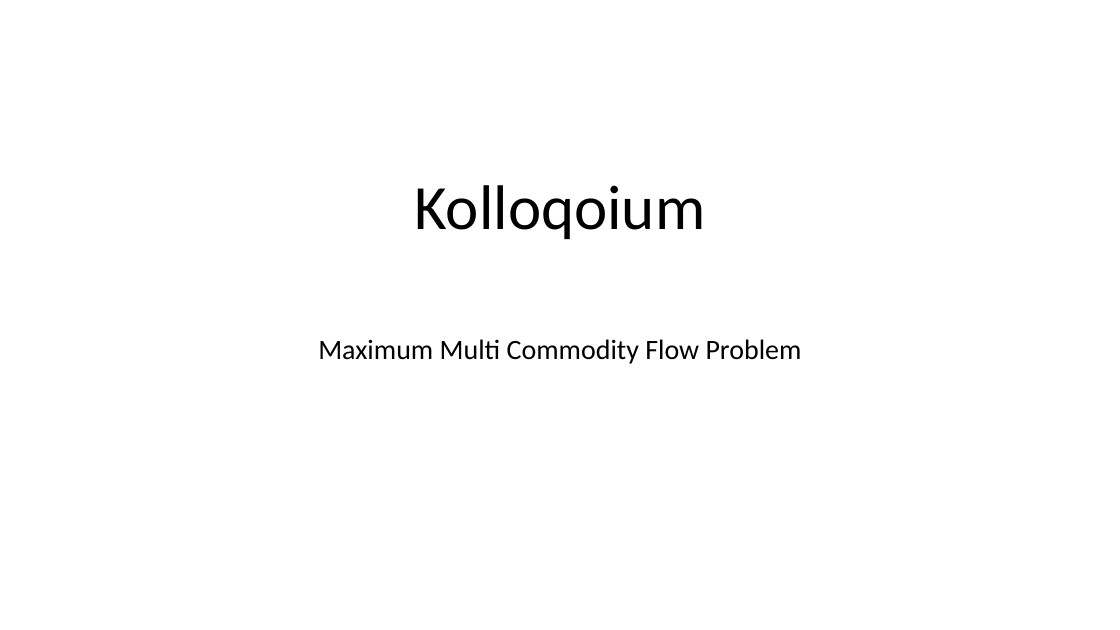
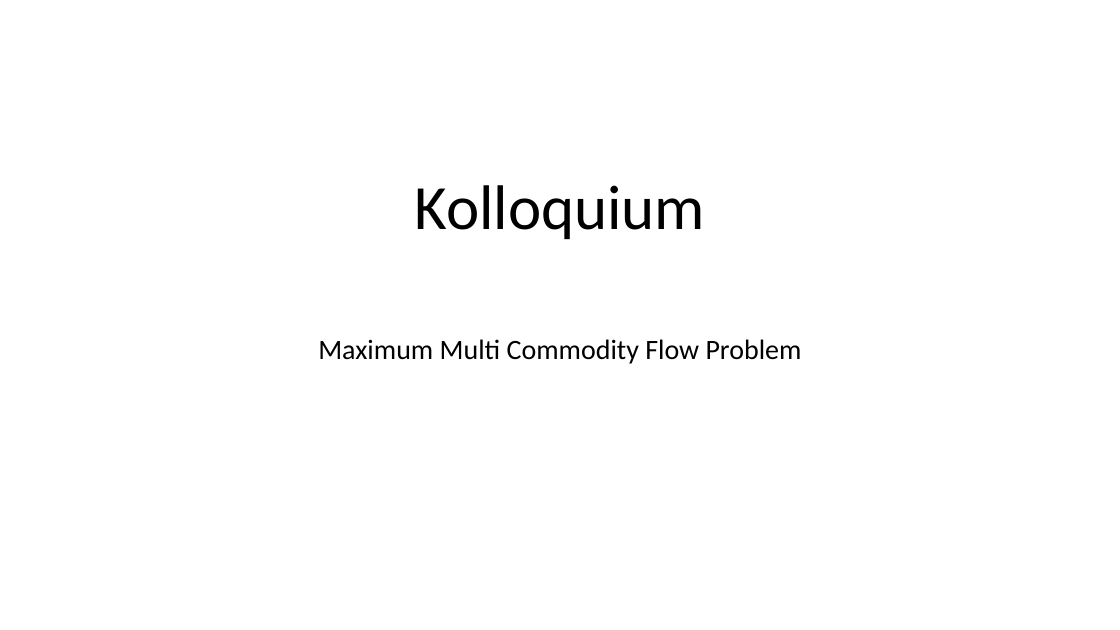
Before and after one commit to Speedphil544/Vortrag, a slide deck: slide 1 of MCFP.pptx. Drawn at 1120x630 pixels with LibreOffice and Linux fonts; fonts in the diff are those of the drawing. Boxes give left, top, right and bottom in pixels: in the first picture for what was removed or moved away, otherwise in the second. Text is boxed around its words. In the diff, an @@ line names an element or a change of style, - is before the commit and + after.

```diff
--- a/MCFP.pptx
+++ b/MCFP.pptx
@@ title at box(414, 185, 705, 239): text changed @@
-Kolloqoium
+Kolloquium
```
Also in this commit, not shown: 1 slide added, 1 slide removed.
